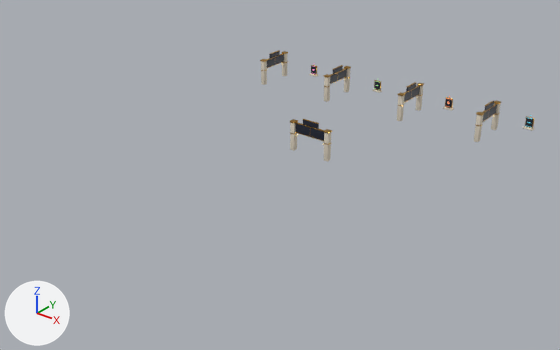
What one commit did to the glTF model public/models/kiosks.glb.
The view is the same before and after, from a 50 mm lens placed at (131.3, -173.2, 100.4), pointed at (-3.3, -4.9, -3.9). Every picture has the same lights, and +X, +Y and +Z are marked at lower left. The first picture is the older version. Where no turn or scale is listed for an object, it has been applied to the vertices. Vertices at exactly the same position are counted once.

The scene before the commit, as lines of its bpy script (objects in view):
```python
ob_gate_contact_frame = bpy.data.objects.new('gate_contact_frame', me_cube_088)
ob_gate_contact_frame.location = (-54.0, 55.0, 5.7)
ob_gate_education = bpy.data.objects.new('gate_education', None)
ob_gate_education.location = (-24.0, 55.0, 0.0)
ob_gate_education.rotation_euler = (0.0, 0.0, -1.571)  # degrees (0, 0, -90)
ob_gate_education_frame = bpy.data.objects.new('gate_education_frame', me_cube_074)
ob_gate_education_frame.parent = ob_gate_education
ob_gate_education_frame.location = (0.0, 0.0, 5.68)
ob_gate_education_frame.scale = (7.5, 7.5, 7.5)
ob_gate_experience_frame = bpy.data.objects.new('gate_experience_frame', me_cube_032)
ob_gate_experience_frame.location = (0.0, 6.0, 5.7)
ob_gate_projects_frame = bpy.data.objects.new('gate_projects_frame', me_cube_060)
ob_gate_projects_frame.location = (7.0, 55.0, 5.7)
ob_gate_research_frame = bpy.data.objects.new('gate_research_frame', me_cube_046)
ob_gate_research_frame.parent = ob_gate_research
ob_gate_research_frame.location = (0.0, 0.0, 5.68)
ob_gate_research_frame.scale = (7.5, 7.5, 7.5)
ob_kiosk_education_mesh = bpy.data.objects.new('kiosk_education_mesh', me_cube_020)
ob_kiosk_education_mesh.location = (-15.0, 68.9, 2.5)
ob_kiosk_projects_mesh = bpy.data.objects.new('kiosk_projects_mesh', me_cube_007)
ob_kiosk_projects_mesh.location = (15.0, 69.0, 2.5)
ob_kiosk_research_mesh = bpy.data.objects.new('kiosk_research_mesh', me_cube)
ob_kiosk_research_mesh.location = (45.0, 69.0, 2.5)
```
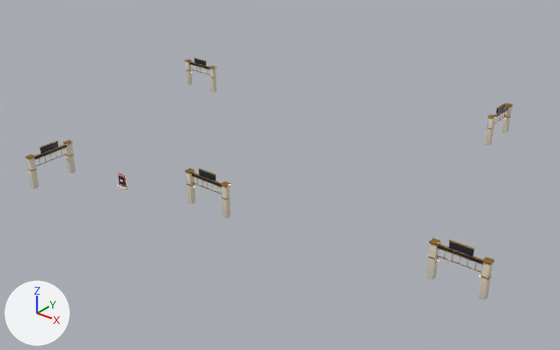
ob_gate_education is not drawn itself; it is the parent of ob_gate_education_frame.
ob_gate_research is not drawn itself; it is the parent of ob_gate_research_frame.

Where the change shows, as pixel boxes (x1, y1, x2, y2) in the pictures (560 x 350 px; the box of a moved part takes in the faces that stretch with it):
'gate_research_frame', moved, turned: before (474, 100, 502, 142); after (427, 238, 494, 300)
'gate_experience_frame', reshaped, moved (9% wider, 19% taller): before (290, 119, 332, 161); after (185, 168, 231, 218)
'gate_contact_frame', reshaped, moved (79% wider, 39% taller): before (260, 50, 288, 85); after (25, 140, 76, 189)
'gate_projects_frame', reshaped, moved (7% taller): before (397, 82, 424, 121); after (485, 103, 513, 145)
'gate_education_frame', reshaped, moved, turned: before (324, 65, 351, 102); after (185, 58, 217, 92)
'kiosk_contact_mesh', moved: before (309, 65, 318, 77); after (117, 172, 129, 190)
'kiosk_research_mesh', deleted: before (523, 115, 535, 131)
'kiosk_projects_mesh', deleted: before (443, 96, 454, 111)
'kiosk_education_mesh', deleted: before (373, 79, 382, 93)
part 1 of me_cube_088, moved or reshaped: before (267, 53, 284, 68); after (35, 144, 67, 171)
part 2 of me_cube_074, moved or reshaped: before (330, 68, 347, 84); after (190, 62, 211, 79)
part 3 of me_cube_032, moved or reshaped: before (295, 132, 323, 141); after (192, 176, 222, 188)
part 4 of me_cube_032, moved or reshaped: before (295, 122, 324, 145); after (192, 172, 222, 188)
part 5 of me_cube_060, moved or reshaped: before (404, 85, 420, 102); after (495, 106, 508, 120)

The change, as a diff of the scene's bpy script:
```diff
--- a/public/models/kiosks.glb.py
+++ b/public/models/kiosks.glb.py
@@ me_cube_088 @@
-me_cube_088.from_pydata(...)  # 1916 vertices, 3760 faces; spans x -1.0..1.0, y -7.5..7.5, z -5.7..5.7
+me_cube_088.from_pydata(...)  # 1956 vertices, 3820 faces; spans x -1.0..1.0, y -7.5..7.5, z -5.7..5.7
+# me_cube_088 part 1: 154 vertices moved from x -0.5..0.3, y -6.6..6.7, z -0.9..3.8 to x -0.3..0.2, y -6.6..6.7, z -0.9..3.7; 634 vertices removed from x -0.5..0.3, y -6.7..6.7, z -0.9..3.8; 634 vertices added at x -0.3..0.3, y -6.7..6.7, z -0.9..3.7
+# other edits to the shape of me_cube_088 do not show in these pictures
 me_cube_088.materials.append(mat_kiosk_stone)
@@ me_cube_074 @@
 # used by ob_gate_education_frame; parent = ob_gate_education; location = (0.0, 0.0, 5.68); scale = (7.5, 7.5, 7.5)
-me_cube_074.from_pydata(...)  # 1916 vertices, 3760 faces; spans x -1.0..1.0, y -0.13..0.13, z -0.76..0.76
+me_cube_074.from_pydata(...)  # 1956 vertices, 3820 faces; spans x -1.0..1.0, y -0.13..0.13, z -0.76..0.76
+# me_cube_074 part 2: 203 vertices moved from x -0.89..0.89, y -0.05..0.03, z -0.12..0.49 to x -0.89..0.89, y -0.04..0.03, z -0.12..0.49; 625 vertices removed from x -0.89..0.89, y -0.07..0.04, z -0.12..0.51; 625 vertices added at x -0.89..0.89, y -0.04..0.04, z -0.12..0.5
+# other edits to the shape of me_cube_074 do not show in these pictures
 me_cube_074.materials.append(mat_kiosk_stone)
@@ me_cube_032 @@
-me_cube_032.from_pydata(...)  # 1916 vertices, 3760 faces; spans x -7.5..7.5, y -1.0..1.0, z -5.7..5.7
+me_cube_032.from_pydata(...)  # 1956 vertices, 3820 faces; spans x -7.5..7.5, y -1.0..1.0, z -5.7..5.7
+# me_cube_032 part 3: the loose piece of 96 vertices spanning x -6.7..6.7, y -0.3..0.3, z 0.4..0.6 is moved by (0.0, 0.0, 2.2)
+# me_cube_032 part 4: 152 vertices moved from x -6.7..6.6, y -0.5..0.3, z -0.9..3.8 to x -6.7..6.6, y -0.3..0.2, z -0.9..3.7; 636 vertices removed from x -6.7..6.7, y -0.5..0.3, z -0.9..3.8; 636 vertices added at x -6.7..6.7, y -0.3..0.3, z -0.9..3.7
+# other edits to the shape of me_cube_032 do not show in these pictures
 me_cube_032.materials.append(mat_kiosk_stone)
@@ me_cube_060 @@
-me_cube_060.from_pydata(...)  # 1916 vertices, 3760 faces; spans x -1.0..1.0, y -7.5..7.5, z -5.7..5.7
+me_cube_060.from_pydata(...)  # 1956 vertices, 3820 faces; spans x -1.0..1.0, y -7.5..7.5, z -5.7..5.7
+# me_cube_060 part 5: 155 vertices moved from x -0.5..0.3, y -6.6..6.7, z -0.9..3.8 to x -0.3..0.2, y -6.6..6.7, z -0.9..3.7; 632 vertices removed from x -0.5..0.3, y -6.7..6.7, z -0.9..3.8; 632 vertices added at x -0.3..0.3, y -6.7..6.7, z -0.9..3.7
+# other edits to the shape of me_cube_060 do not show in these pictures
 me_cube_060.materials.append(mat_kiosk_stone)
@@ ob_gate_contact_frame @@
 ob_gate_contact_frame = bpy.data.objects.new('gate_contact_frame', me_cube_088)
-ob_gate_contact_frame.location = (-54.0, 55.0, 5.7)
+ob_gate_contact_frame.location = (-48.0, -55.0, 5.7)
@@ ob_gate_education @@
 ob_gate_education = bpy.data.objects.new('gate_education', None)
-ob_gate_education.location = (-24.0, 55.0, 0.0)
-ob_gate_education.rotation_euler = (0.0, 0.0, -1.571)  # degrees (0, 0, -90)
+ob_gate_education.location = (-70.0, 30.0, 0.0)
@@ ob_gate_experience_frame @@
 ob_gate_experience_frame = bpy.data.objects.new('gate_experience_frame', me_cube_032)
-ob_gate_experience_frame.location = (0.0, 6.0, 5.7)
+ob_gate_experience_frame.location = (0.0, -40.0, 5.7)
@@ ob_gate_projects_frame @@
 ob_gate_projects_frame = bpy.data.objects.new('gate_projects_frame', me_cube_060)
-ob_gate_projects_frame.location = (7.0, 55.0, 5.7)
+ob_gate_projects_frame.location = (40.0, 55.0, 5.7)
@@ ob_gate_research @@
 ob_gate_research = bpy.data.objects.new('gate_research', None)
-ob_gate_research.location = (36.0, 55.0, 0.0)
-ob_gate_research.rotation_euler = (0.0, 0.0, -1.571)  # degrees (0, 0, -90)
+ob_gate_research.location = (70.0, -32.0, 0.0)
@@ ob_kiosk_contact_mesh @@
 ob_kiosk_contact_mesh = bpy.data.objects.new('kiosk_contact_mesh', me_cube_026)
-ob_kiosk_contact_mesh.location = (-45.0, 69.0, 2.5)
+ob_kiosk_contact_mesh.location = (-28.0, -46.0, 2.5)
@@ ob_kiosk_education_mesh @@
-ob_kiosk_education_mesh = bpy.data.objects.new('kiosk_education_mesh', me_cube_020)
@@ ob_kiosk_projects_mesh @@
-ob_kiosk_projects_mesh = bpy.data.objects.new('kiosk_projects_mesh', me_cube_007)
@@ ob_kiosk_research_mesh @@
-ob_kiosk_research_mesh = bpy.data.objects.new('kiosk_research_mesh', me_cube)
```
